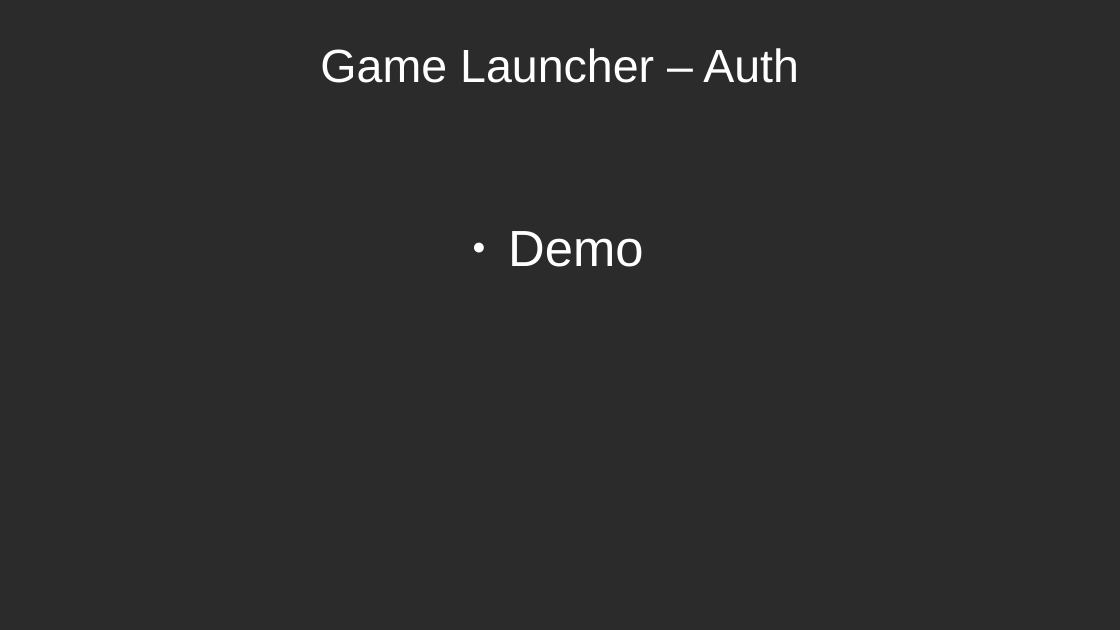
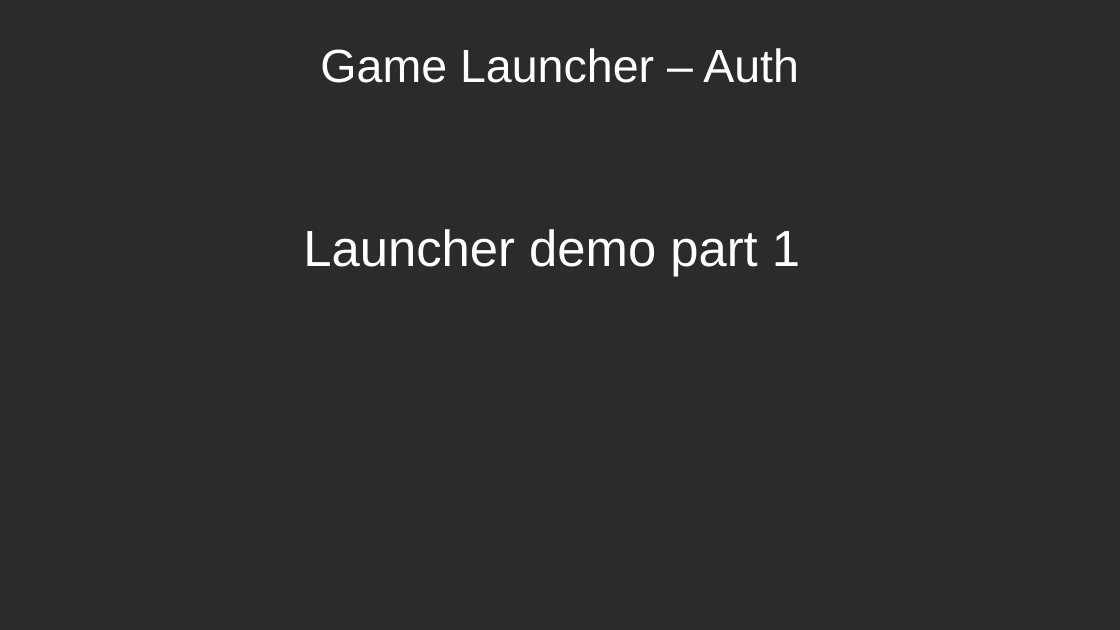
Before and after one commit to itzwolly/CardGameX, a slide deck: slide 8 of Presentation/Presentation_week-5-6-7.pptx. Drawn at 1120x630 pixels with LibreOffice and Linux fonts; fonts in the diff are those of the drawing; background and template pictures are left out; a plain dark background stands for a picture behind light text. Boxes give left, top, right and bottom in pixels: in the first picture for what was removed or moved away, otherwise in the second. Text is boxed around its words. In the diff, an @@ line names an element or a change of style, - is before the commit and + after.

```diff
--- a/Presentation/Presentation_week-5-6-7.pptx
+++ b/Presentation/Presentation_week-5-6-7.pptx
@@ text at (x1=303, y1=229, x2=800, y2=277): text changed @@
-● Demo
+Launcher demo part 1
```
Also in this commit, not shown: 6 other slides changed, 4 slides added.
